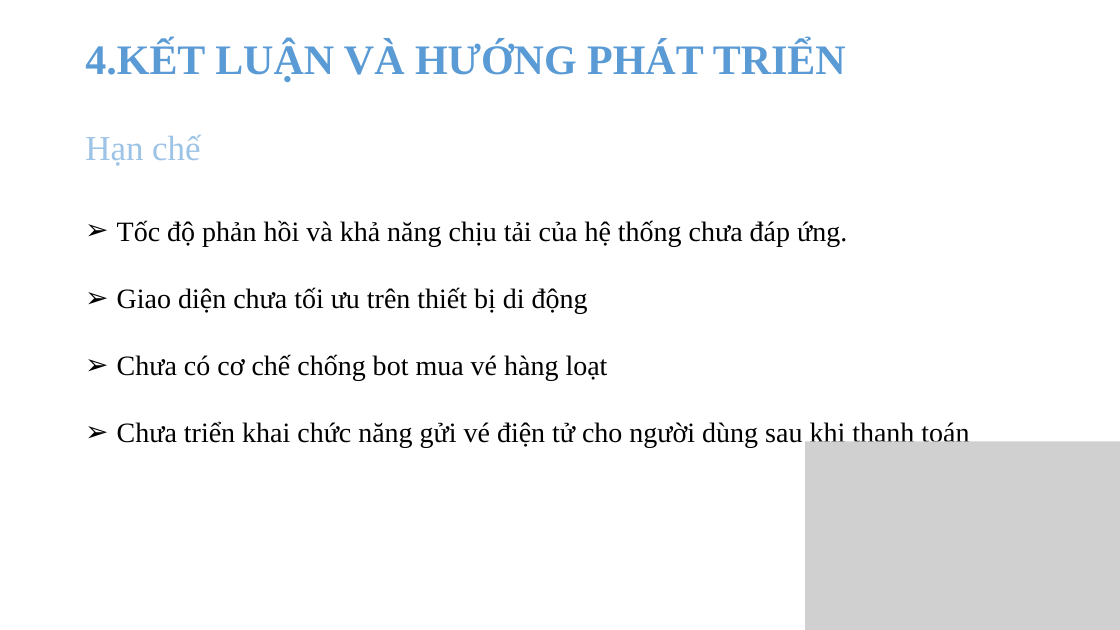
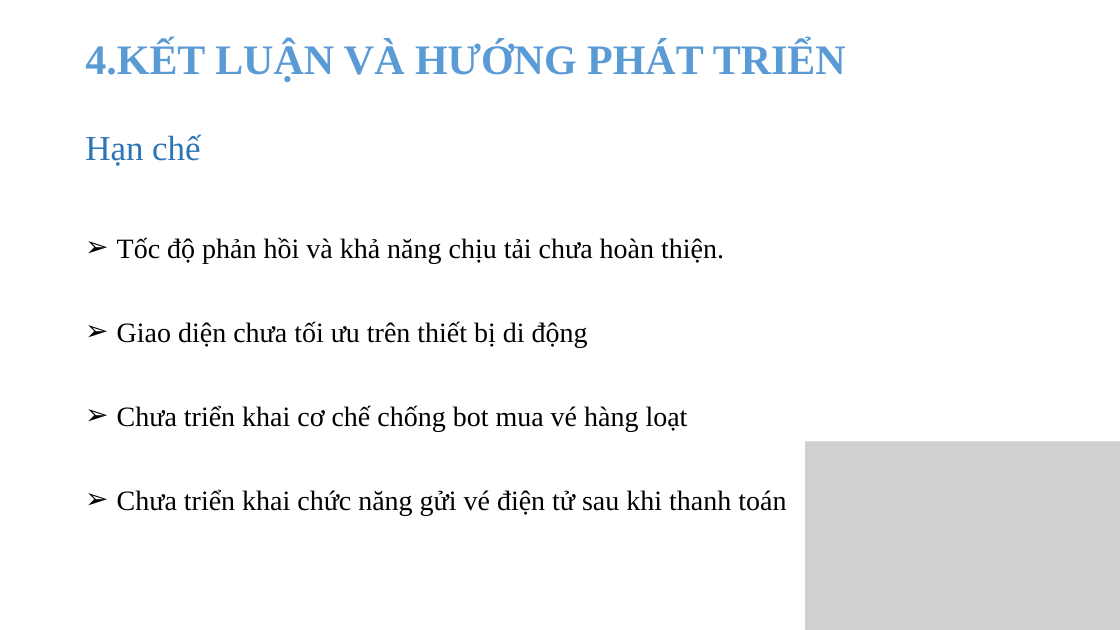
Before and after one commit to thuanvo2405/Ticket_Booking_App, a slide deck: slide 9 of SlideBaoVe.pptx. Drawn at 1120x630 pixels with LibreOffice and Linux fonts; fonts in the diff are those of the drawing; grey boxes stand for pictures. Boxes give left, top, right and bottom in pixels: in the first picture for what was removed or moved away, otherwise in the second. Text is boxed around its words. In the diff, an @@ line names an element or a change of style, - is before the commit and + after.

```diff
--- a/SlideBaoVe.pptx
+++ b/SlideBaoVe.pptx
@@ text "Hạn chế" at [85,134,200,166]: text colour #9DC3E6 to #2E75B6 @@
@@ text at [117,237,724,263]: text changed @@
-➢ Tốc độ phản hồi và khả năng chịu tải của hệ thống chưa đáp ứng.
+➢ Tốc độ phản hồi và khả năng chịu tải chưa hoàn thiện.
@@ text at [117,321,588,347]: line spacing 2 to 2.5 @@
@@ text at [117,405,786,515]: text changed @@
-➢ Chưa có cơ chế chống bot mua vé hàng loạt
-➢ Chưa triển khai chức năng gửi vé điện tử cho người dùng sau khi thanh toán
+➢ Chưa triển khai cơ chế chống bot mua vé hàng loạt
+➢ Chưa triển khai chức năng gửi vé điện tử sau khi thanh toán
```
Also in this commit, not shown: 5 other slides changed, 5 other files.
